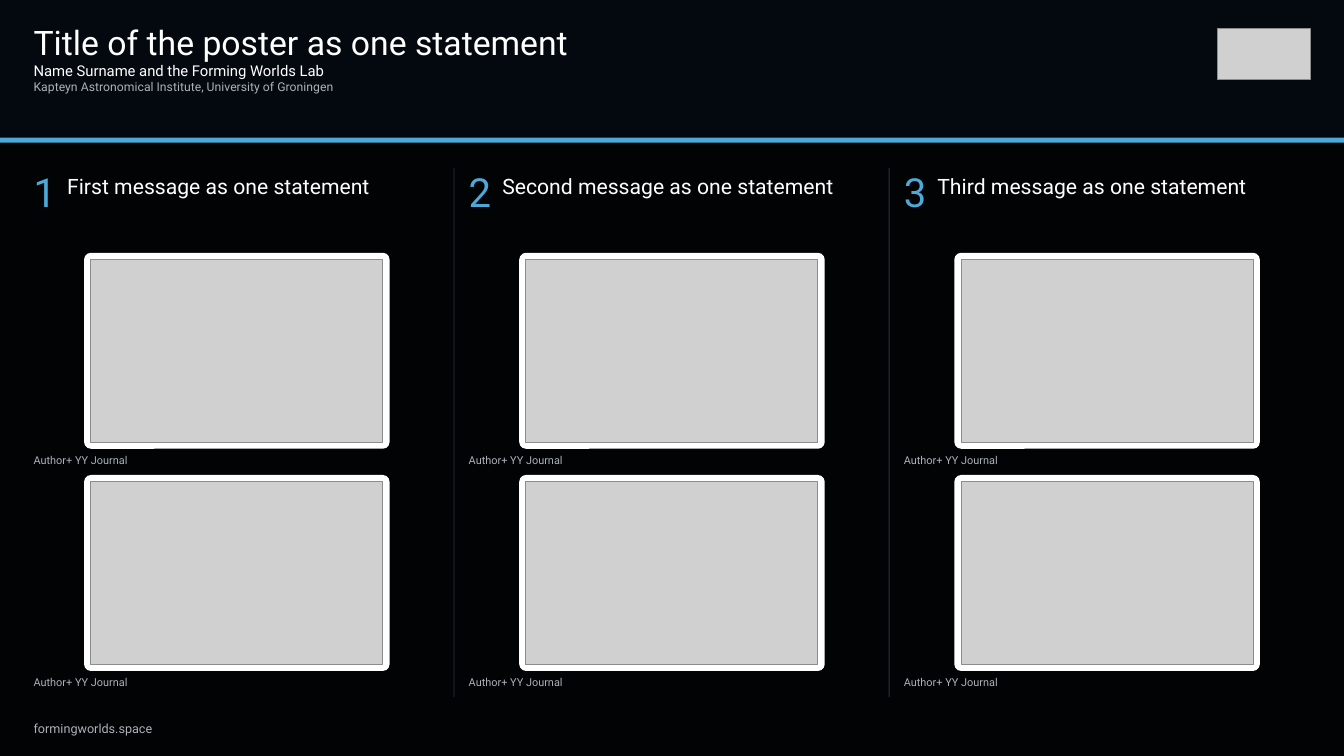
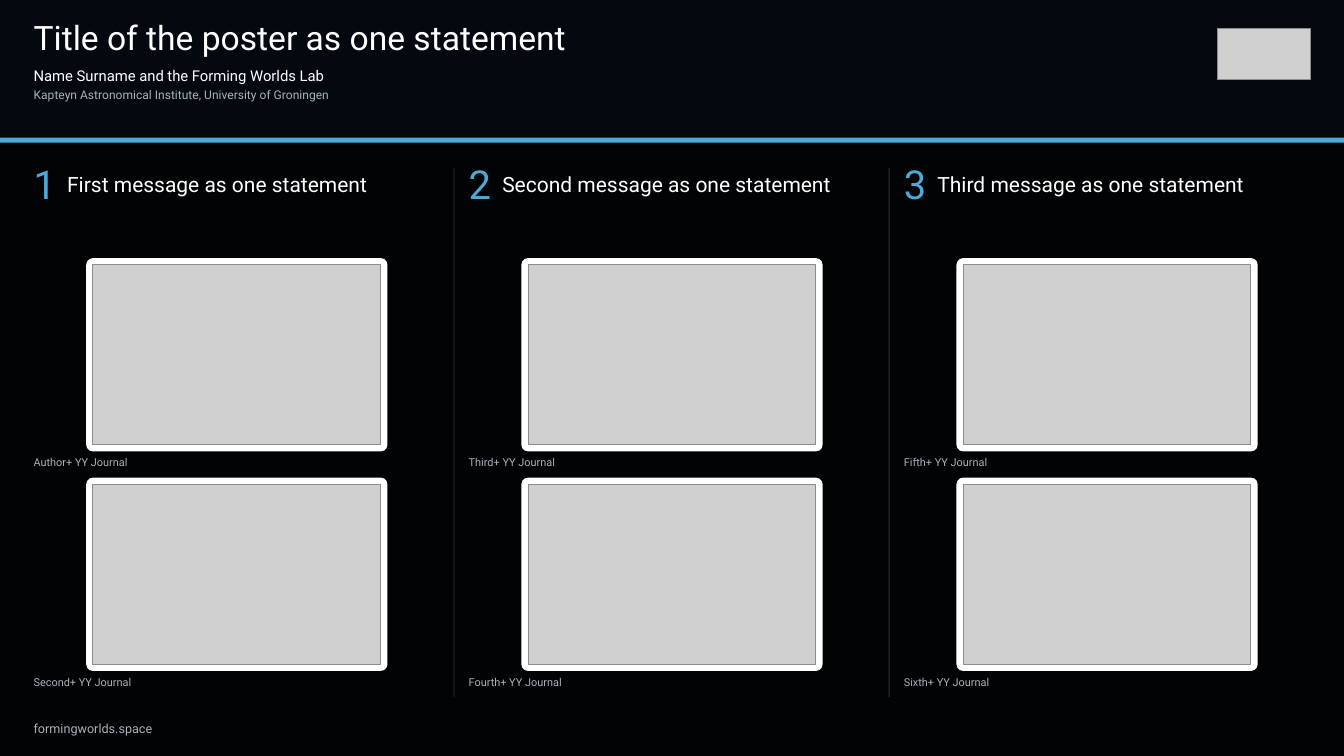
Before and after one commit to FormingWorlds/fwl-visual-language, a slide deck: slide 1 of templates/Forming Worlds Poster (slide).pptx. Drawn at 1344x756 pixels with LibreOffice and Linux fonts; fonts in the diff are those of the drawing; grey boxes stand for pictures. Boxes give left, top, right and bottom in pixels: in the first picture for what was removed or moved away, otherwise in the second. Text is boxed around its words. In the diff, an @@ line names an element or a change of style, - is before the commit and + after.

Commit message:
Measure every poster text and keep the PowerPoint posters to the same rules
A long title ran over the header rule and a long reference reached the separator line. Both builders now measure every text: a statement may push its figures down, while a title block, a reference or a contact line that does not fit its space stops the build with an error that names it. The PowerPoint builder measures with the bundled Geist faces, sets the LaTeX line pitch as an exact spacing, converts design units with 72 points per inch, and spaces the header lines as LaTeX does; figures in the light look fill their box in both builders. The placeholder figure is a file in the package, so the template build does not depend on the PNG encoder. The tests check every text, the colours of ground, header and rule, statements that push their figures, text that does not fit, figure aspects, panels and type sizes, and the CI LaTeX job runs the new compile tests.

```diff
--- a/templates/Forming Worlds Poster (slide).pptx
+++ b/templates/Forming Worlds Poster (slide).pptx
@@ text "Title of the poster as ..." at [34, 24, 565, 102]: size 24.1 to 24 pt in "Title of the poster as one statement"; size 8.7 to 8.6 pt in "Kapteyn Astronomical Institute, University of Groningen"; line spacing 1 to 25.9pt; line spacing 1 to 12.1pt; more space between paragraphs; line spacing 1 to 9.9pt @@
@@ size 28.6 to 28.5 pt; line spacing 1 to 28.5pt in 3 elements at [34, 170, 56, 199], [469, 170, 491, 199], [904, 170, 926, 200] @@
@@ size 15.1 to 15 pt; line spacing 1 to 16.8pt in 3 elements at [67, 177, 367, 197], [502, 176, 830, 197], [937, 176, 1244, 197] @@
@@ proportions changed in 6 elements at [521, 478, 823, 671], [957, 478, 1258, 671], [87, 478, 388, 671], [521, 258, 823, 452], [957, 258, 1258, 452], [87, 258, 388, 452] @@
@@ rounded rectangle: place and size @@
-rounded rectangle at [84, 253, 389, 449]
+rounded rectangle at [87, 258, 388, 452]
@@ picture: place and size @@
-picture at [91, 260, 383, 443]
+picture at [93, 265, 381, 445]
@@ rounded rectangle: place and size @@
-rounded rectangle at [519, 253, 825, 449]
+rounded rectangle at [521, 258, 823, 452]
@@ picture: place and size @@
-picture at [526, 260, 819, 443]
+picture at [528, 265, 817, 445]
@@ rounded rectangle: place and size @@
-rounded rectangle at [955, 253, 1260, 449]
+rounded rectangle at [957, 258, 1258, 452]
@@ picture: place and size @@
-picture at [961, 260, 1253, 443]
+picture at [964, 265, 1252, 445]
@@ text "Author+ YY Journal" at [34, 458, 128, 466]: line spacing 1 to 9pt @@
@@ text at [469, 458, 555, 466]: text changed @@
-Author+ YY Journal
+Third+ YY Journal
@@ text at [904, 457, 988, 466]: text changed @@
-Author+ YY Journal
+Fifth+ YY Journal
@@ text at [34, 678, 132, 686]: text changed @@
-Author+ YY Journal
+Second+ YY Journal
@@ text at [469, 678, 562, 686]: text changed @@
-Author+ YY Journal
+Fourth+ YY Journal
@@ text at [904, 678, 990, 686]: text changed @@
-Author+ YY Journal
+Sixth+ YY Journal
```
Also in this commit, not shown: 1 other slide changed, 9 other files.
